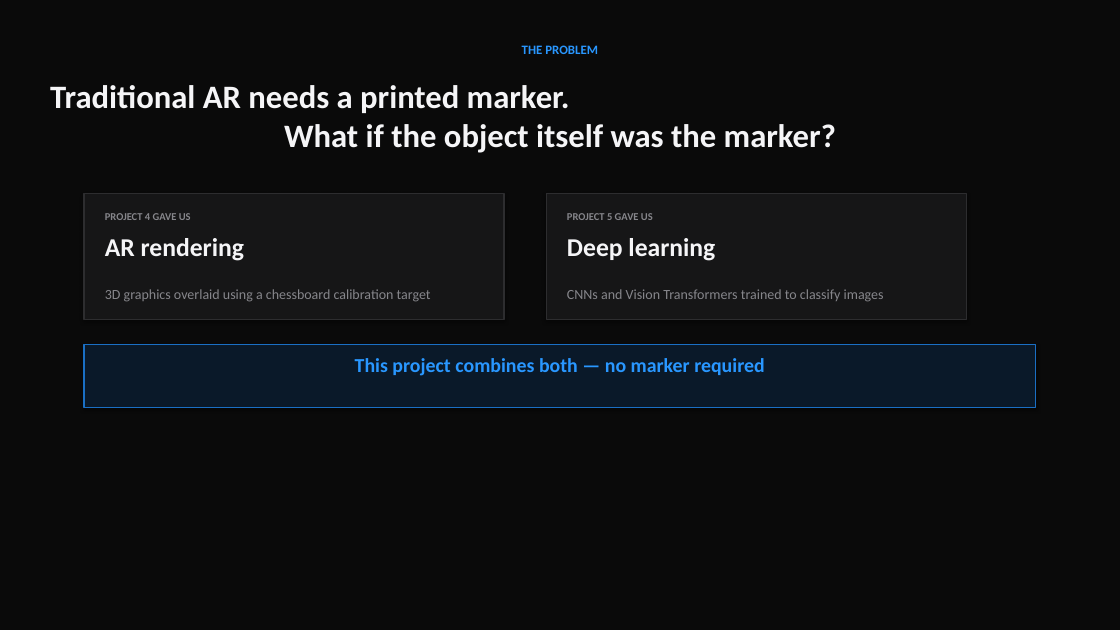
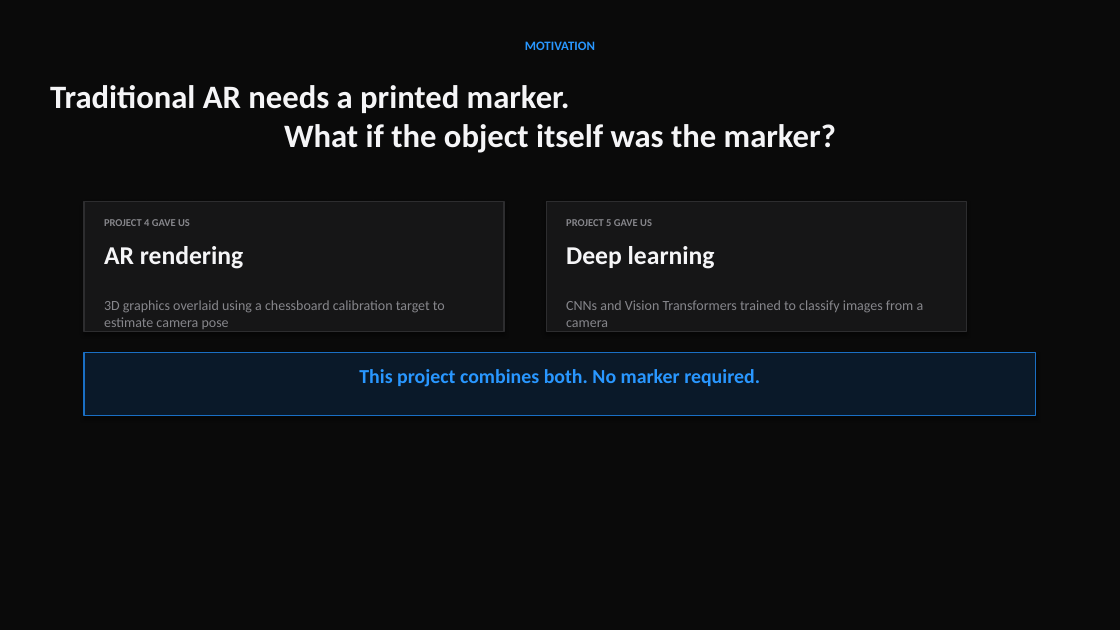
Before and after one commit to sangdelmenon/CS5330_Final_Project, a slide deck: slide 2 of presentation/presentation.pptx. Drawn at 1120x630 pixels with LibreOffice and Linux fonts; fonts in the diff are those of the drawing. Boxes give left, top, right and bottom in pixels: in the first picture for what was removed or moved away, otherwise in the second. Text is boxed around its words. In the diff, an @@ line names an element or a change of style, - is before the commit and + after.

```diff
--- a/presentation/presentation.pptx
+++ b/presentation/presentation.pptx
@@ text at (525, 41, 595, 50): text changed @@
-THE PROBLEM
+MOTIVATION
@@ rectangle: place and size @@
-rectangle at (84, 193, 504, 319)
+rectangle at (84, 202, 504, 332)
@@ rectangle: place and size @@
-rectangle at (546, 193, 966, 319)
+rectangle at (546, 202, 966, 332)
@@ text "PROJECT 4 GAVE US": place and size @@
-text "PROJECT 4 GAVE US" at (105, 213, 191, 220)
+text "PROJECT 4 GAVE US" at (104, 219, 190, 226)
@@ text "AR rendering": place and size @@
-text "AR rendering" at (105, 238, 244, 261)
+text "AR rendering" at (104, 246, 243, 269)
@@ text "PROJECT 5 GAVE US": place and size @@
-text "PROJECT 5 GAVE US" at (567, 213, 653, 220)
+text "PROJECT 5 GAVE US" at (566, 219, 652, 226)
@@ text "Deep learning": place and size @@
-text "Deep learning" at (567, 238, 715, 261)
+text "Deep learning" at (566, 246, 715, 269)
@@ text at (104, 300, 445, 329): text changed @@
-3D graphics overlaid using a chessboard calibration target
+3D graphics overlaid using a chessboard calibration target to estimate camera pose
@@ text at (566, 300, 924, 327): text changed @@
-CNNs and Vision Transformers trained to classify images
+CNNs and Vision Transformers trained to classify images from a camera
@@ rectangle: place and size @@
-rectangle at (84, 344, 1036, 408)
+rectangle at (84, 353, 1036, 416)
@@ text at (359, 369, 760, 387): text changed @@
-This project combines both — no marker required
+This project combines both. No marker required.
```
Also in this commit, not shown: 2 other slides changed, 4 slides added, 7 slides removed, 6 other files.
